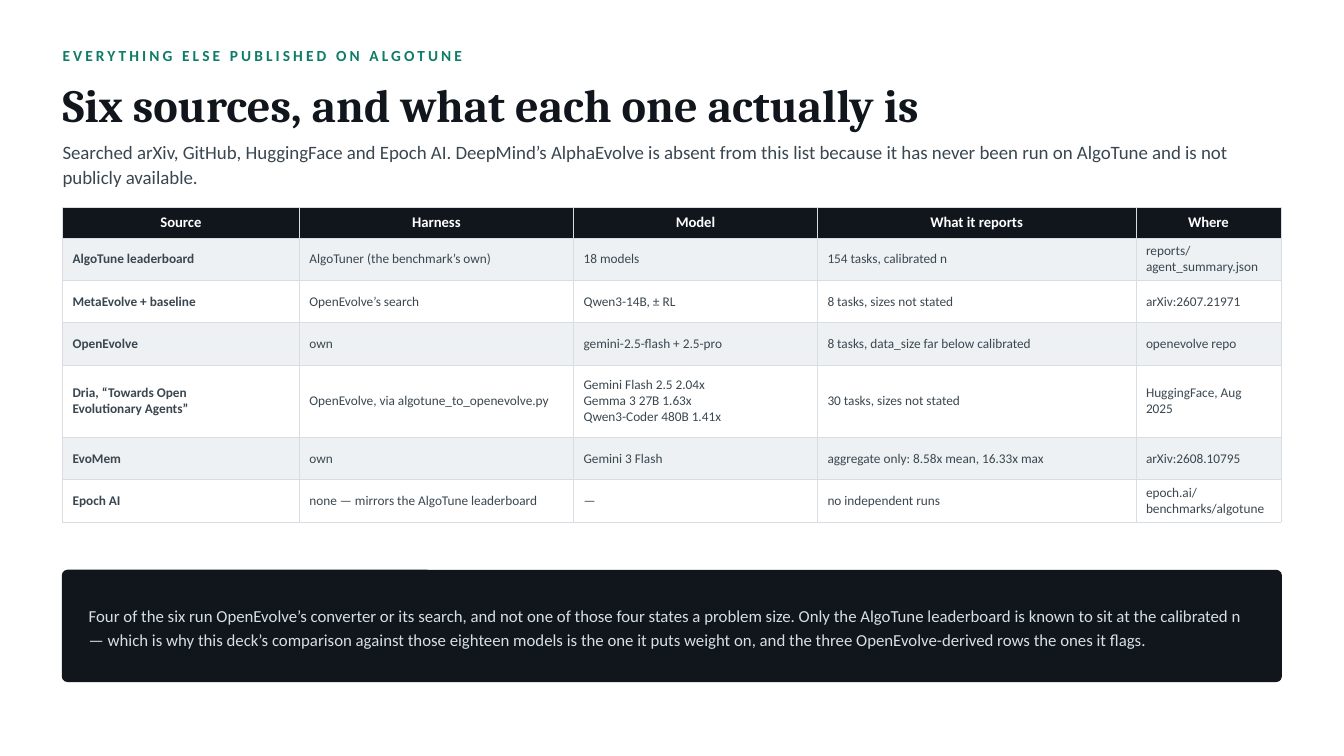
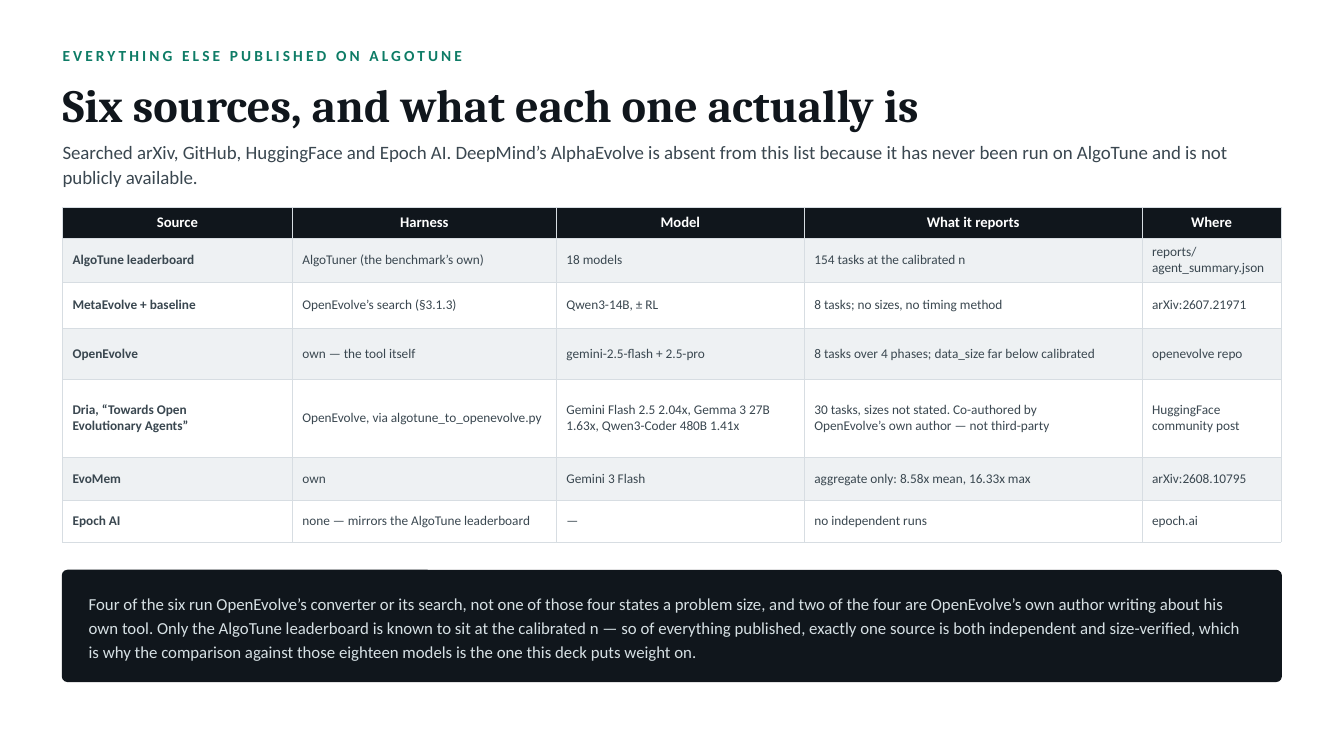
Before and after one commit to Birfy/agentdescent, a slide deck: slide 7 of bench/results/decks/algotune-eight-tasks.pptx. Drawn at 1344x756 pixels with LibreOffice and Linux fonts; fonts in the diff are those of the drawing. Boxes give left, top, right and bottom in pixels: in the first picture for what was removed or moved away, otherwise in the second. Text is boxed around its words. In the diff, an @@ line names an element or a change of style, - is before the commit and + after.

```diff
--- a/bench/results/decks/algotune-eight-tasks.pptx
+++ b/bench/results/decks/algotune-eight-tasks.pptx
@@ table at <box>63,208,1281,532</box> @@
-row 2, column 4: 154 tasks, calibrated n
+row 2, column 4: 154 tasks at the calibrated n
-row 2, column 5: reports/agent_summary.json
+row 2, column 5: reports/ / agent_summary.json
-row 3, column 2: OpenEvolve’s search
+row 3, column 2: OpenEvolve’s search (§3.1.3)
-row 3, column 4: 8 tasks, sizes not stated
+row 3, column 4: 8 tasks; no sizes, no timing method
-row 4, column 2: own
+row 4, column 2: own — the tool itself
-row 4, column 4: 8 tasks, data_size far below calibrated
+row 4, column 4: 8 tasks over 4 phases; data_size far below calibrated
-row 5: Dria, “Towards Open / Evolutionary Agents” | OpenEvolve, via algotune_to_openevolve.py | Gemini Flash 2.5 2.04x / Gemma 3 27B 1.63x / Qwen3-Coder 480B 1.41x | 30 tasks, sizes not stated | HuggingFace, Aug 2025
+row 5: Dria, “Towards Open / Evolutionary Agents” | OpenEvolve, via algotune_to_openevolve.py | Gemini Flash 2.5 2.04x, Gemma 3 27B / 1.63x, Qwen3-Coder 480B 1.41x | 30 tasks, sizes not stated. Co-authored by / OpenEvolve’s own author — not third-party | HuggingFace / community post
-row 7, column 5: epoch.ai/benchmarks/algotune
+row 7, column 5: epoch.ai
@@ text at <box>89,598,1240,661</box>: text changed @@
-Four of the six run OpenEvolve’s converter or its search, and not one of those four states a problem size. Only the AlgoTune leaderboard is known to sit at the calibrated n — which is why this deck’s comparison against those eighteen models is the one it puts weight on, and the three OpenEvolve-derived rows the ones it flags.
+Four of the six run OpenEvolve’s converter or its search, not one of those four states a problem size, and two of the four are OpenEvolve’s own author writing about his own tool. Only the AlgoTune leaderboard is known to sit at the calibrated n — so of everything published, exactly one source is both independent and size-verified, which is why the comparison against those eighteen models is the one this deck puts weight on.
```
Also in this commit, not shown: 3 other files.
